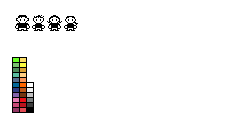
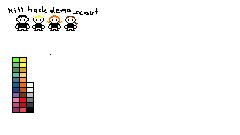
Revision of a layered w=240, h=135 image; what changed, layer by layer:
painted on "Background" over [8, 6, 98, 55]
